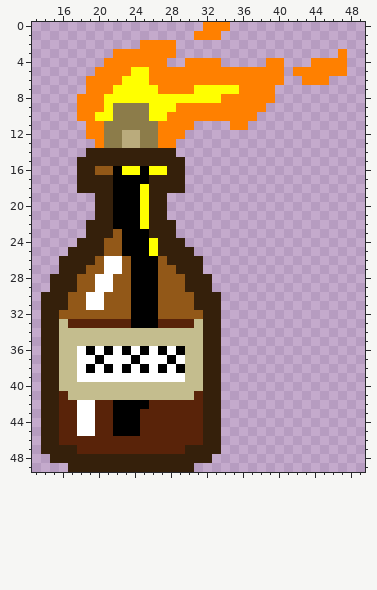
Two states of a pixel-art sprite, trunk/GameFrame/img/bomba/molotov2.png. Above: the version before the commit.
The file is 50x50 pixels. Shown: x 13..49, y 0..49.
The result:
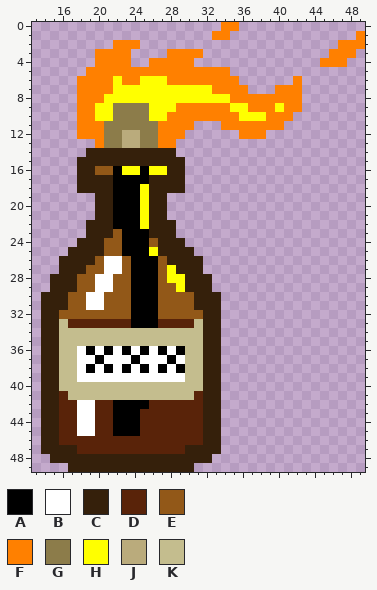
Palette (. is transparent): A #000000  B #ffffff  C #35200b  D #592309  E #925818  F #ff8000  G #8c7c4a  H #ffff00  J #baab7c  K #c4bd8e
What changed:
@@ x 13..49 @@
- 0 ...................FFF...............
- 1 ..................FFF................
- 2 ............FFFF.....................
- 3 .........FFFFFFF..................F..
- 4 ........FFFFFFF..FFFF.....FF...FFFF..
- 5 .......FFFFHHFFFFFFFFFFFFFFF.FFFFFF..
- 6 ......FFFFHHHFFFFFFFFFFFFFFF..FFF....
- 7 ......FFFHHHHHFFFFHHHHHFFFF..........
- 8 .....FFFHHHHHHHHHHHHHFFFFFF..........
- 9 .....FFFHGGGGHHHFFFFFFFFFF...........
-10 .....FFHHGGGGHHFFFFFFFFFF............
-11 ......FFGGGGGGFFFF....FF.............
-12 ......FFGGJJGGFFF....................
+ 0 .....................FF..............
+ 1 ....................FF..............F
+ 2 .........FFF......................FFF
+ 3 .......FFFF....FFFF..............FFF.
+ 4 .......FFFF..FFFFF..............FFF..
+ 5 ......FFFFFFFFFFFFFFFF...............
+ 6 .....FFFFHFFHHHFFFFFFFF......F.......
+ 7 .....FFFFHHHHHHHHHHHFFFF...FFF.......
+ 8 .....FFFHHHHHHHHHHHHHHFFFFFFFF.......
+ 9 .....FFHHGGGGHHHFFFFFFHHFFFHFF.......
+10 .....FFHHGGGGHHFFFFFFFFHHHFFF........
+11 .....FFFGGGGGGFFFF...FFFFFFF.........
+12 .....FFFGGJJGGFFF......FFF...........
 13 .......FGGJJGGFF.....................
@@ x 24..31 @@
 23 AACCC...
-24 AAHCCC..
+24 AAECCC..
 25 AAHCCCC.
 26 AAAECCCC
-27 AAAEECCC
-28 AAAEEECC
-29 AAAEEECC
+27 AAAEHCCC
+28 AAAEHHCC
+29 AAAEEHCC
 30 AAAEEEEC
Boxes around the changes in both pictures, in picture pixels (x1, y1, x2, y2):
changed: (77, 22, 365, 139)
changed: (149, 238, 185, 292)
